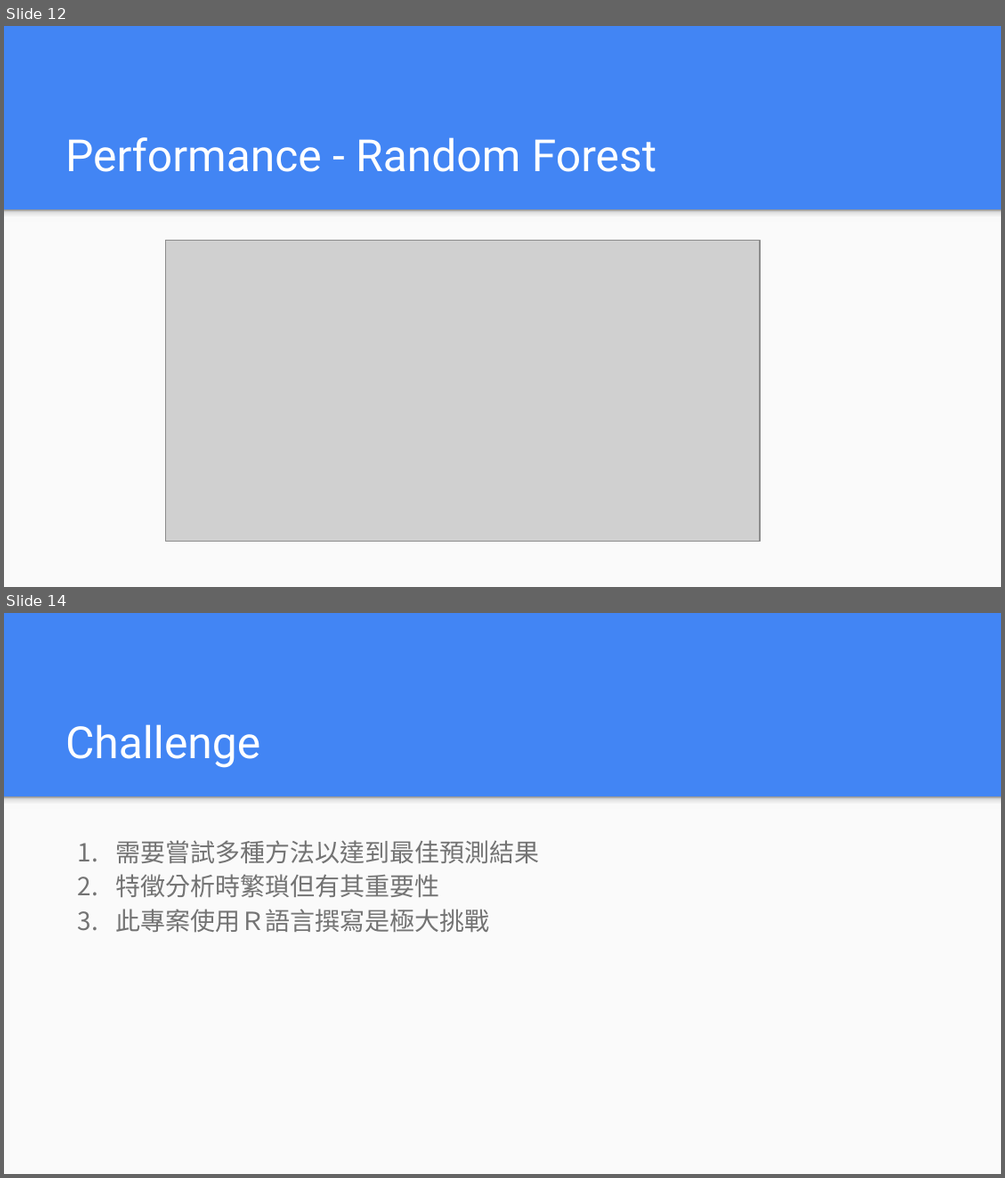
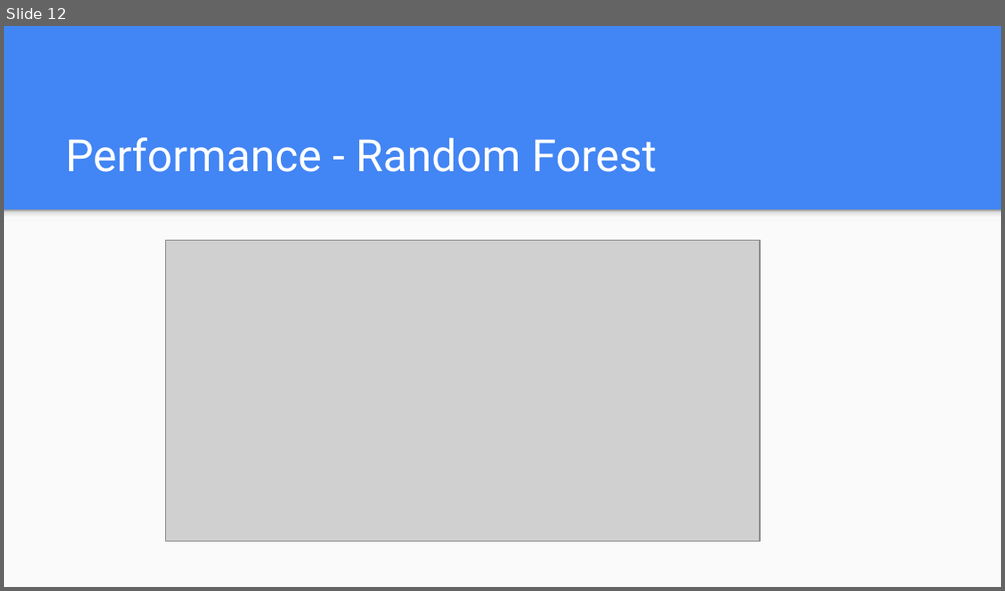
Before and after one commit to 1091-datascience/finalproject-group4, a slide deck: docs/1091_datascience_FP_group4.pptx. Shown one above the other, each under a label of ours: slides 12 and 14 before the commit, slide 12 after it; the slides between them are not shown. The pictures are 1005x1178 and 1005x591 pixels, drawn with LibreOffice and Linux fonts; fonts in the diff are those of the drawing; grey boxes stand for pictures. Boxes give left, top, right and bottom in pixels: in the first picture for what was removed or moved away, otherwise in the second. Text is boxed around its words. In the diff, an @@ line names an element or a change of style, - is before the commit and + after.

```diff
--- a/docs/1091_datascience_FP_group4.pptx
+++ b/docs/1091_datascience_FP_group4.pptx
@@ slide 14 removed at <box>4,613,1001,1174</box>, background #4285F4; not listed: 2 template elements that a slide beside it also shows @@
@@ title removed at <box>65,724,260,768</box> @@
-Challenge
@@ text removed at <box>115,840,539,933</box> @@
-1. 需要嘗試多種方法以達到最佳預測結果
-2. 特徵分析時繁瑣但有其重要性
-3. 此專案使用Ｒ語言撰寫是極大挑戰
```
Also in this commit, not shown: 2 slides changed, 1 slide added.
